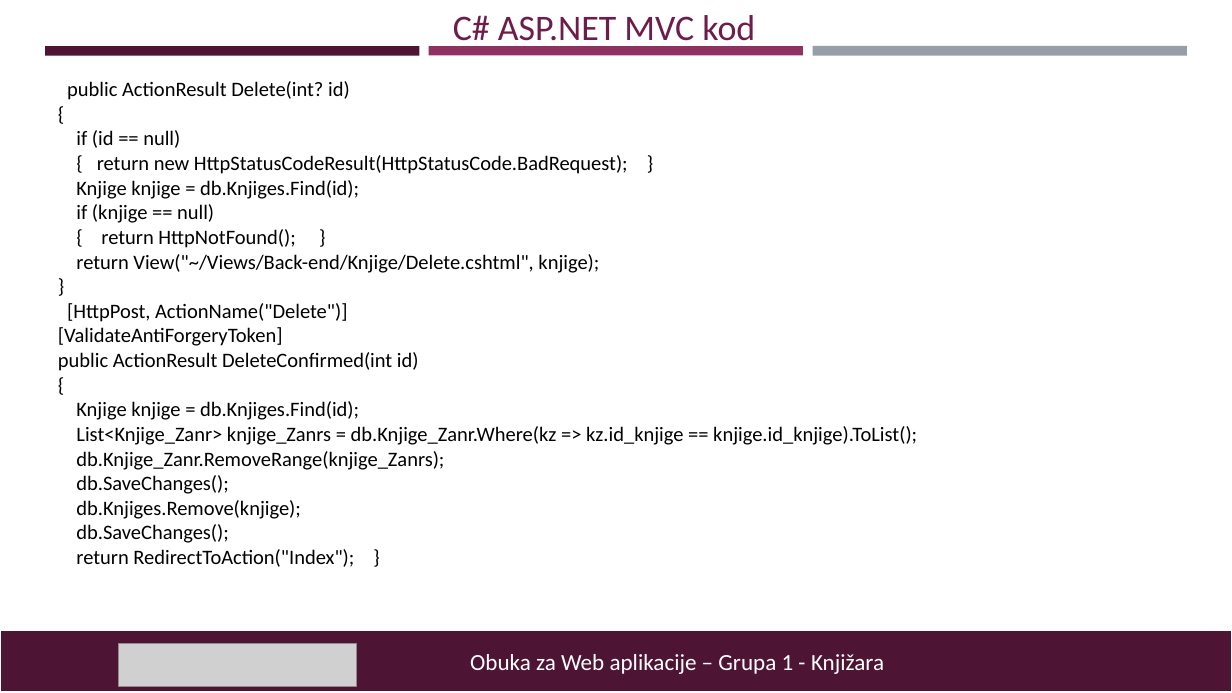
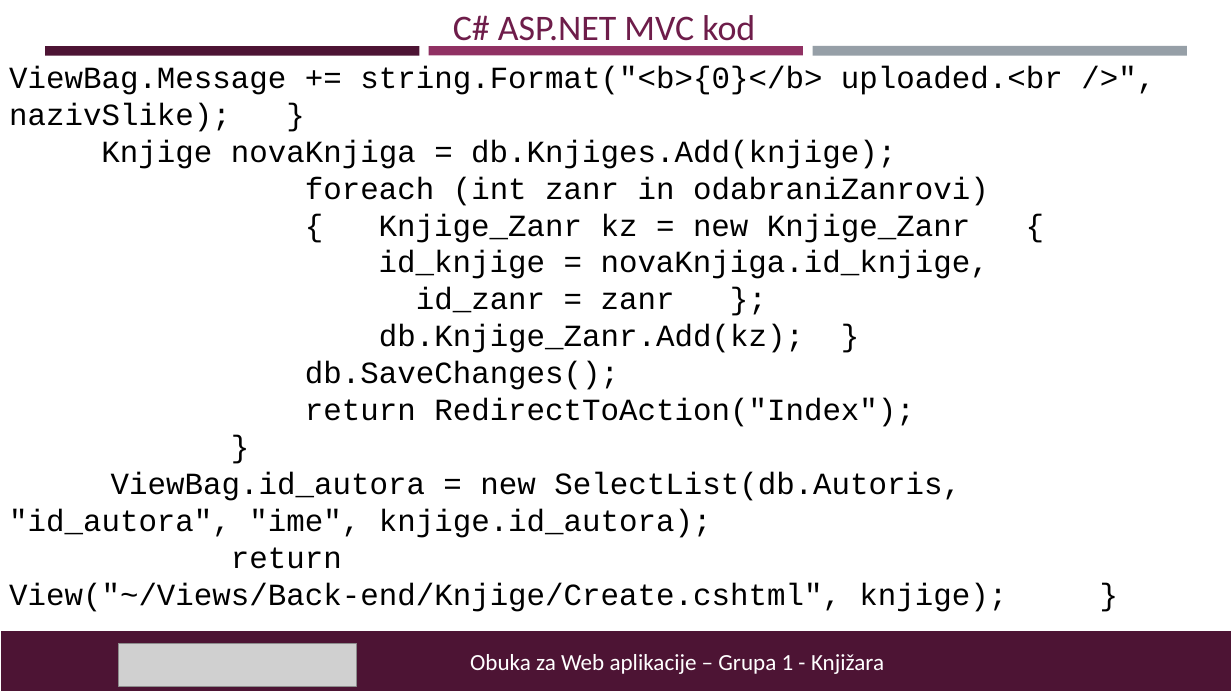
Before and after one commit to insajder/Knjizara, a slide deck: slide 10 of Knjižara – book store.pptx (slide 8 before the commit). Drawn at 1232x693 pixels with LibreOffice and Linux fonts; fonts in the diff are those of the drawing; grey boxes stand for pictures. Boxes give left, top, right and bottom in pixels: in the first picture for what was removed or moved away, otherwise in the second. Text is boxed around its words. In the diff, an @@ line names an element or a change of style, - is before the commit and + after.

```diff
--- a/Knjižara – book store.pptx
+++ b/Knjižara – book store.pptx
@@ text "ViewBag.Message += string.Format("<b>{0}</b> uploaded.<br /> ..." moved from (x1=58, y1=81, x2=917, y2=567) to (x1=9, y1=66, x2=1063, y2=612) @@
@@ text "ViewBag.Message += string.Format("<b>{0}</b> uploaded.<br /> ..." at (x1=9, y1=66, x2=1063, y2=612): size 16 to 24 pt, font Calibri to Courier New in "}" @@
@@ text at (x1=9, y1=66, x2=1063, y2=427): text changed; size 16 to 24 pt; font Calibri to Courier New @@
-public ActionResult Delete(int? id)
-{
-if (id == null)
-{ return new HttpStatusCodeResult(HttpStatusCode.BadRequest); }
-Knjige knjige = db.Knjiges.Find(id);
-if (knjige == null)
-{ return HttpNotFound(); }
-return View("~/Views/Back-end/Knjige/Delete.cshtml", knjige);
+ViewBag.Message += string.Format("<b>{0}</b> uploaded.<br />", nazivSlike); }
+Knjige novaKnjiga = db.Knjiges.Add(knjige);
+foreach (int zanr in odabraniZanrovi)
+{ Knjige_Zanr kz = new Knjige_Zanr {
+id_knjige = novaKnjiga.id_knjige,
+id_zanr = zanr };
+db.Knjige_Zanr.Add(kz); }
+db.SaveChanges();
+return RedirectToAction("Index");
@@ text at (x1=9, y1=472, x2=1007, y2=612): text changed; size 16 to 24 pt; font Calibri to Courier New @@
-[HttpPost, ActionName("Delete")]
-[ValidateAntiForgeryToken]
-public ActionResult DeleteConfirmed(int id)
-{
-Knjige knjige = db.Knjiges.Find(id);
-List<Knjige_Zanr> knjige_Zanrs = db.Knjige_Zanr.Where(kz => kz.id_knjige == knjige.id_knjige).ToList();
-db.Knjige_Zanr.RemoveRange(knjige_Zanrs);
-db.SaveChanges();
-db.Knjiges.Remove(knjige);
-db.SaveChanges();
-return RedirectToAction("Index"); }
+ViewBag.id_autora = new SelectList(db.Autoris, "id_autora", "ime", knjige.id_autora);
+return View("~/Views/Back-end/Knjige/Create.cshtml", knjige); }
```
Also in this commit, not shown: 7 other slides changed, 1 slide added, 1 slide removed, 1 other file.
